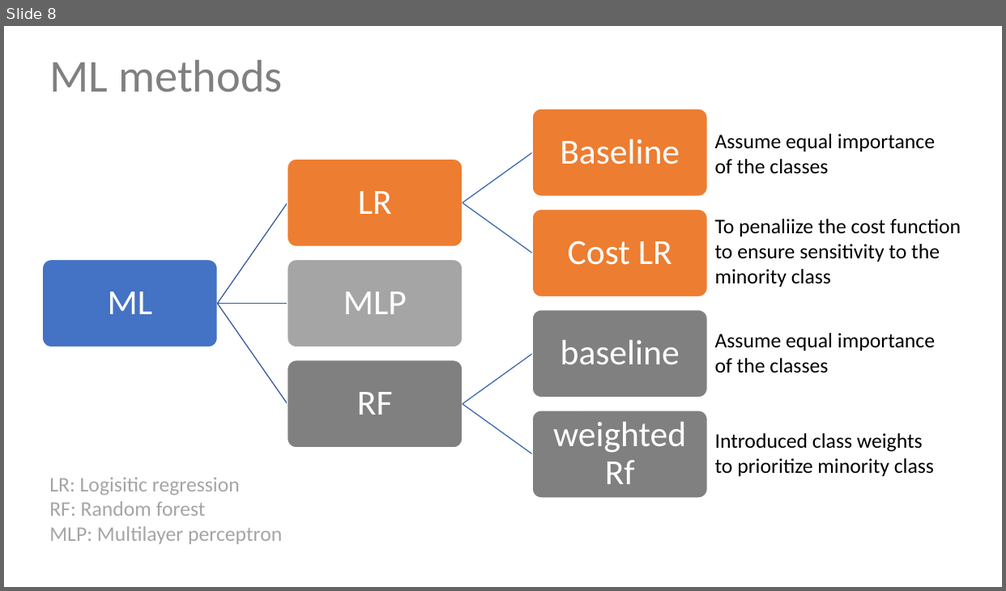
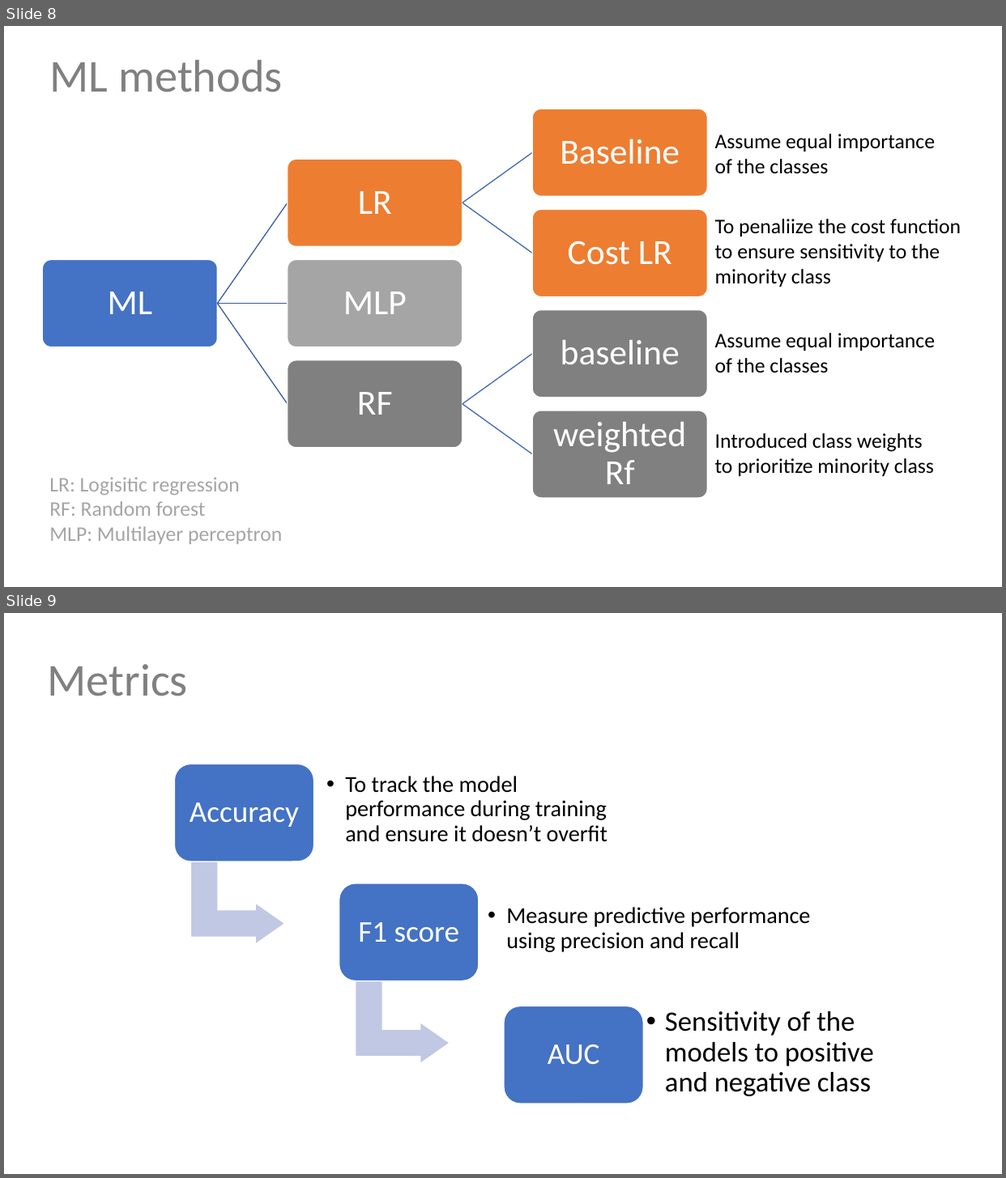
Before and after one commit to aadinoyiibrahim/income, a slide deck: slide/abdul_presentation.pptx. Shown one above the other, each under a label of ours: slide 8 before the commit, slides 8 and 9 after it. The pictures are 1006x591 and 1006x1178 pixels, drawn with LibreOffice and Linux fonts; fonts in the diff are those of the drawing. Boxes give left, top, right and bottom in pixels: in the first picture for what was removed or moved away, otherwise in the second. Text is boxed around its words. In the diff, an @@ line names an element or a change of style, - is before the commit and + after.

```diff
--- a/slide/abdul_presentation.pptx
+++ b/slide/abdul_presentation.pptx
@@ slide 9 added at <box>4,613,1002,1174</box>, background #FFFFFF @@
@@ title added at <box>48,664,188,696</box>, 44 pt, text #808080 @@
+Metrics
@@ group added at <box>175,764,874,1104</box>: 6 texts, 3 rounded rectangles, 2 bent up arrows @@
+Accuracy
+  • To track the model performance during training and ensure it doesn’t overfit
+F1 score
+  • Measure predictive performance using precision and recall
+AUC
+  • Sensitivity of the models to positive and negative class
```
Also in this commit, not shown: 1 other slide added, 14 other files.
